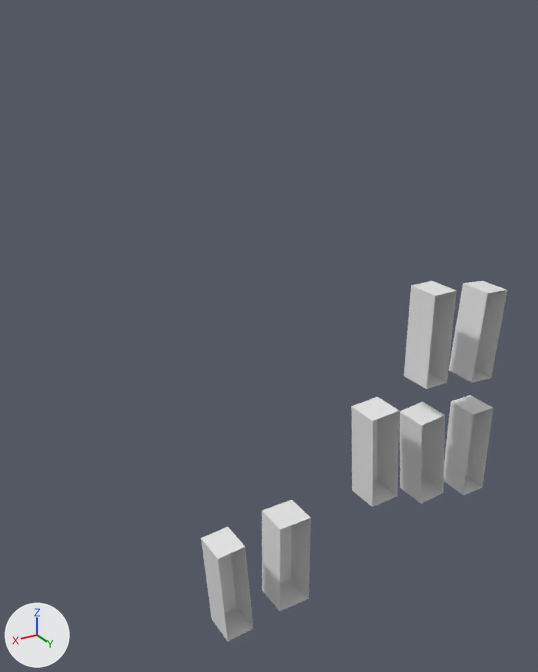
A saved change to the glTF model output/glb/tile_148.glb.
One viewpoint serves both versions: a 50 mm lens placed at (56.0, 142.0, 22.0), pointed at (-65.0, -60.0, -79.0). Lighting does not change. The marker at lower left points along +X, +Y and +Z. The first picture is the older version.

Script lines for the objects in view, before the commit:
```python
me_mesh_0 = bpy.data.meshes.new('Mesh_0')
me_mesh_0.from_pydata(...)  # 56 vertices, 70 faces; spans x -112.3..-13.8, y -10.0..0.0, z -139.5..-48.9
ob_mesh_0 = bpy.data.objects.new('Mesh_0', me_mesh_0)
ob_mesh_0.location = (0.0, 0.0, 0.0)
```
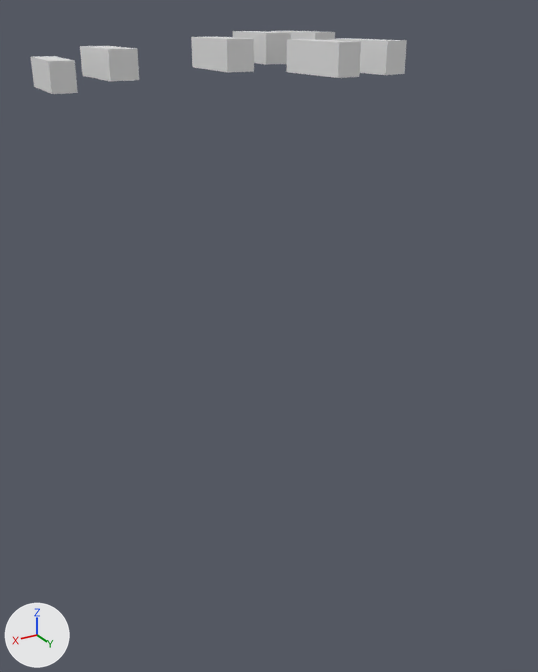
Changed parts and their boxes (x1, y1, x2, y2) in the pictures (538 x 672 px; the box of a moved part takes in the faces that stretch with it):
```json
{"object": "Mesh_0", "change": "reshaped", "before": [201, 281, 508, 641], "after": [31, 31, 407, 94], "on screen": "22% wider, 82% shorter"}
{"part": 1, "of": "me_mesh_0", "change": "moved or reshaped", "before": [449, 281, 508, 382], "after": [329, 38, 407, 75]}
{"part": 2, "of": "me_mesh_0", "change": "moved or reshaped", "before": [400, 402, 445, 504], "after": [233, 31, 291, 65]}
{"part": 3, "of": "me_mesh_0", "change": "moved or reshaped", "before": [351, 397, 399, 507], "after": [191, 36, 254, 72]}
{"part": 4, "of": "me_mesh_0", "change": "moved or reshaped", "before": [444, 395, 493, 495], "after": [271, 31, 335, 40]}
{"part": 5, "of": "me_mesh_0", "change": "moved or reshaped", "before": [404, 281, 457, 389], "after": [286, 39, 361, 78]}
{"part": 6, "of": "me_mesh_0", "change": "moved or reshaped", "before": [262, 500, 311, 611], "after": [80, 46, 139, 81]}
{"part": 7, "of": "me_mesh_0", "change": "moved or reshaped", "before": [201, 527, 253, 641], "after": [31, 56, 78, 94]}
```

Edits to the scene script, one JSON object a line:
```json
{"block": "me_mesh_0", "where": "# used by ob_mesh_0; location = (0.0, 0.0, 0.0)"}
{"op": "remove", "block": "me_mesh_0", "code": "me_mesh_0.from_pydata(...)  # 56 vertices, 70 faces; spans x -112.3..-13.8, y -10.0..0.0, z -139.5..-48.9"}
{"op": "add", "block": "me_mesh_0", "code": "me_mesh_0.from_pydata(...)  # 56 vertices, 70 faces; spans x -112.3..-13.8, y -139.5..-48.9, z -1.3..16.6"}
{"block": "me_mesh_0", "change": "me_mesh_0 part 1: the loose piece of 8 vertices spanning x -111.7..-101.3, y -10.0..0.0, z -81.0..-51.9 is turned -90 degrees about the x axis through its middle, then moved by (0.0, -61.5, 76.2)"}
{"block": "me_mesh_0", "change": "me_mesh_0 part 2: the loose piece of 8 vertices spanning x -94.4..-82.3, y -10.0..0.0, z -118.7..-88.8 is turned -90 degrees about the x axis through its middle, then moved by (0.0, -98.7, 115.4)"}
{"block": "me_mesh_0", "change": "me_mesh_0 part 3: the loose piece of 8 vertices spanning x -75.0..-63.5, y -10.0..0.0, z -112.6..-82.0 is turned -90 degrees about the x axis through its middle, then moved by (0.0, -92.3, 107.4)"}
{"block": "me_mesh_0", "change": "me_mesh_0 part 4: the loose piece of 8 vertices spanning x -112.3..-103.7, y -10.0..0.0, z -122.2..-92.1 is turned -90 degrees about the x axis through its middle, then moved by (0.0, -102.2, 118.7)"}
{"block": "me_mesh_0", "change": "me_mesh_0 part 5: the loose piece of 8 vertices spanning x -90.9..-82.9, y -10.0..0.0, z -77.7..-48.9 is turned -90 degrees about the x axis through its middle, then moved by (0.0, -58.3, 73.2)"}
{"block": "me_mesh_0", "change": "me_mesh_0 part 6: the loose piece of 8 vertices spanning x -43.3..-33.2, y -10.0..0.0, z -136.9..-107.8 is turned -90 degrees about the x axis through its middle, then moved by (0.0, -117.4, 129.3)"}
{"block": "me_mesh_0", "change": "me_mesh_0 part 7: the loose piece of 8 vertices spanning x -24.3..-13.8, y -10.0..0.0, z -139.5..-109.0 is turned -90 degrees about the x axis through its middle, then moved by (0.0, -119.3, 128.0)"}
```
